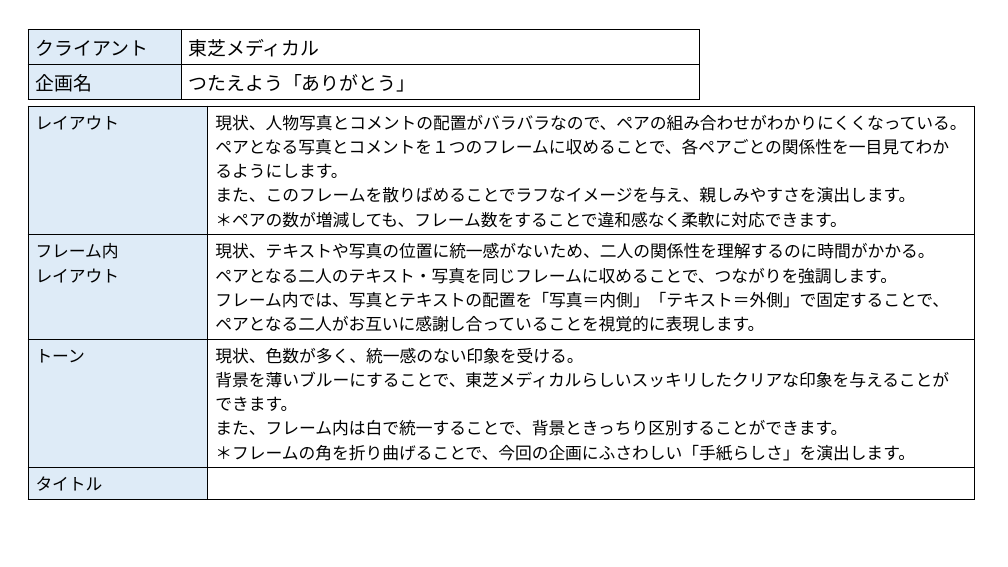
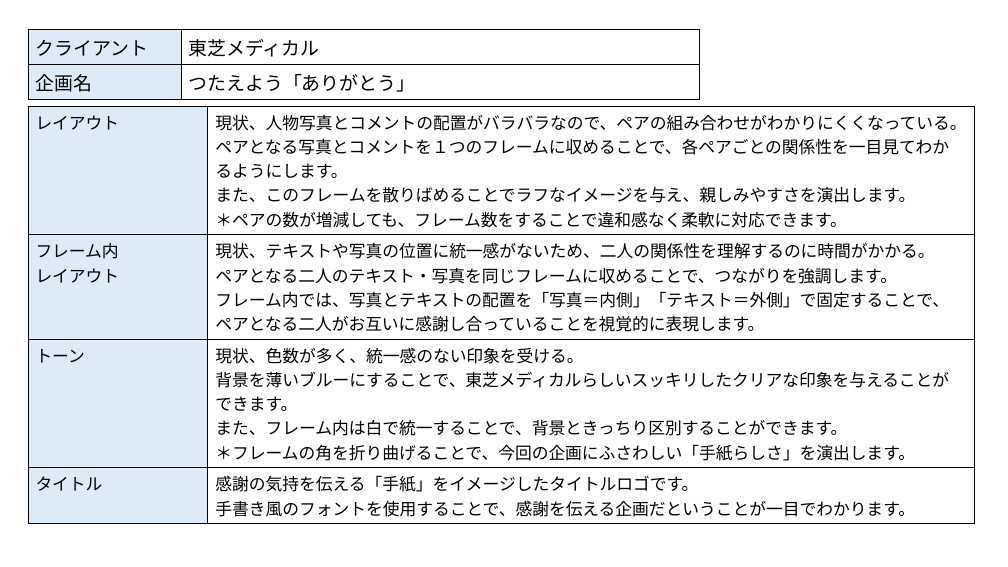
Before and after one commit to keisuke171128/JBA, a slide deck: slide 1 of クリエイティブ/Editing/171214_東芝メディカル_感謝の気持ち.pptx. Drawn at 1008x567 pixels with LibreOffice and Linux fonts; fonts in the diff are those of the drawing. Boxes give left, top, right and bottom in pixels: in the first picture for what was removed or moved away, otherwise in the second. Text is boxed around its words. In the diff, an @@ line names an element or a change of style, - is before the commit and + after.

Commit message:
cmp 171214_東芝メディカル_感謝の気持ち.pptx

```diff
--- a/クリエイティブ/Editing/171214_東芝メディカル_感謝の気持ち.pptx
+++ b/クリエイティブ/Editing/171214_東芝メディカル_感謝の気持ち.pptx
@@ table at <box>28,106,975,521</box> @@
-row 4, column 2: 
+row 4, column 2: 感謝の気持を伝える「手紙」をイメージしたタイトルロゴです。 / 手書き風のフォントを使用することで、感謝を伝える企画だということが一目でわかります。
```
Also in this commit, not shown: 1 other file.
